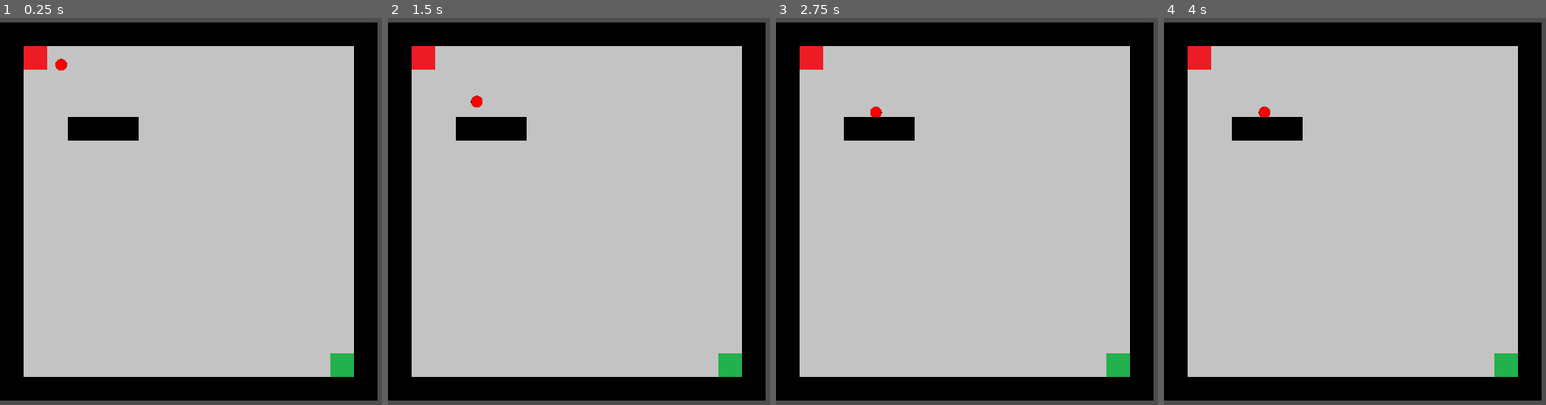
Above: before the commit, frames 1-4 (left to right).
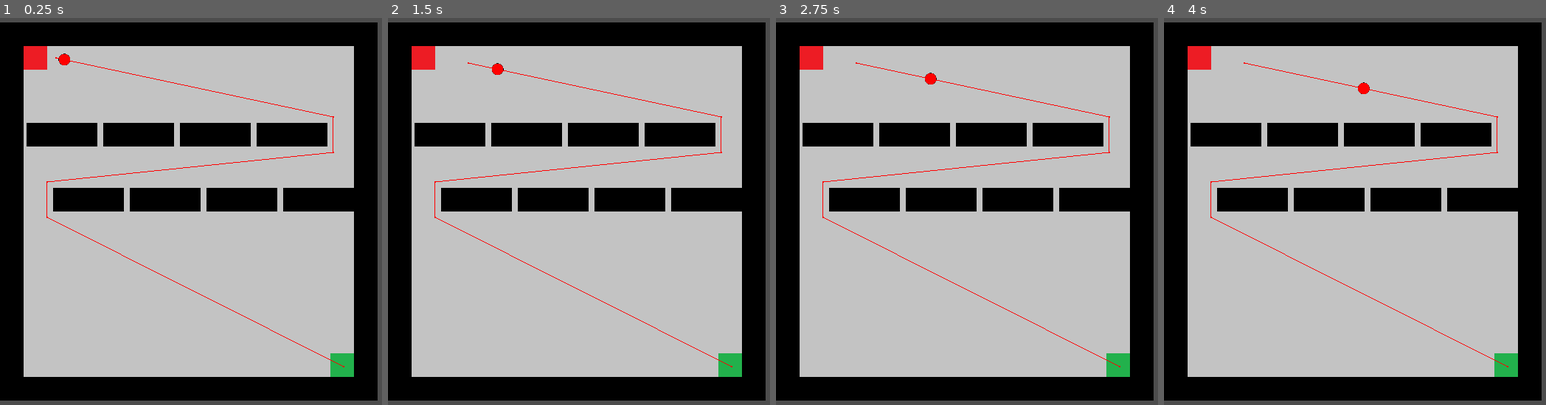
Above: after the commit, the same moments.

Repository: bustercrow-3818/one-room
Game: Godot game, scene res://objects/room_test.tscn
Two runs of this game, one before a commit and one after it. Both use one fixed random seed, a clock stepped at 60 frames per second and the inputs below. The project has no main scene, so this scene is started directly.
Inputs (mouse positions are in pixels of both pictures, inside the frame that each line leads up to):
- Up to frame 1 (0.25 s): no input
- Up to frame 2 (1.5 s): move the mouse to (491, 130) at 0.52 s; click (491, 130) at 0.6 s; move the mouse to (529, 234) at 1.27 s; click (529, 234) at 1.35 s
- Up to frame 3 (2.75 s): move the mouse to (1058, 107) at 2.02 s; click (1058, 107) at 2.1 s
- Up to frame 4 (4 s): tap Enter at 2.75 s; move the mouse to (1377, 304) at 2.77 s; click (1377, 304) at 2.85 s; move the mouse to (1542, 281) at 3.52 s; click (1542, 281) at 3.6 s

The runs differ from the first frame. In frame 1, 9.2% of the frame differs, in the area x 6-93%, y 9-91%; in frame 2, 9.2%, in the area x 6-93%, y 11-91%; in frame 3, 9.2%; in frame 4, 9.2%.

Commit message:
fixed pathfinding

Diff:
--- a/drag_component.gd
+++ b/drag_component.gd
@@ -22,7 +22,6 @@
 	parent = get_parent()
 	mouse_detection_area.mouse_entered.connect(mouse_entered)
 	mouse_detection_area.mouse_exited.connect(mouse_exited)
-	print("drag_component ready")
 
 func _physics_process(_delta: float) -> void:
 	match state:
@@ -35,11 +34,9 @@
 
 
 func mouse_entered() -> void:
-	print("mouse_entered")
 	mouse_detection = true
 
 func mouse_exited() -> void:
-	print("mouse_exited")
 	mouse_detection = false
 
 func change_state(new_state: states) -> void:
@@ -47,7 +44,6 @@
 
 func idle() -> void:
 	if mouse_detection == true and Input.is_action_just_pressed("left_mouse"):
-		print("dragging block")
 		drag_offset = get_local_mouse_position()
 		change_state(states.DRAGGING)
 	pass
@@ -57,17 +53,15 @@
 
 	if Input.is_action_just_released("left_mouse"):
 		snap_to_position()
-		print("dropping block")
 		change_state(states.IDLE)
 
 func locked() -> void:
 	pass
 
 func snap_to_position() -> void:
+	SignalBus.block_snapped.emit()
 	for i in snap_detection_area.get_overlapping_areas():
 		if i.is_in_group("snap_location"):
 			parent.position = i.global_position
 		else:
 			pass
-
-	SignalBus.block_snapped.emit()
--- a/entities/red_mob.tscn
+++ b/entities/red_mob.tscn
@@ -23,5 +23,6 @@
 shape = SubResource("CircleShape2D_4nkwl")
 
 [node name="NavigationAgent2D" type="NavigationAgent2D" parent="."]
-path_desired_distance = 1.0
-target_desired_distance = 1.0
+path_desired_distance = 32.0
+path_max_distance = 10.0
+debug_enabled = true
--- a/objects/room.gd
+++ b/objects/room.gd
@@ -10,6 +10,7 @@
 
 func _ready() -> void:
 	SignalBus.block_snapped.connect(bake_navigation_polygon)
+	rebake()
 	pass
 
 
--- a/objects/room.tscn
+++ b/objects/room.tscn
@@ -8,9 +8,11 @@
 [ext_resource type="PackedScene" uid="uid://wuyu1r1e0d2i" path="res://entities/red_mob.tscn" id="7_r2kp8"]
 
 [sub_resource type="NavigationPolygon" id="NavigationPolygon_lvljb"]
+vertices = PackedVector2Array(336, 528, 944, 528, 944, 944, 80, 944, 80, 352, 336, 432, 696, 352, 944, 432, 944, 80, 696, 256, 80, 80, 80, 256)
+polygons = Array[PackedInt32Array]([PackedInt32Array(0, 1, 2, 3), PackedInt32Array(0, 3, 4, 5), PackedInt32Array(5, 4, 6, 7), PackedInt32Array(8, 7, 6, 9), PackedInt32Array(10, 8, 9, 11)])
 source_geometry_mode = 1
 source_geometry_group_name = &"obstacle"
-agent_radius = 24.0
+agent_radius = 16.0
 
 [sub_resource type="TileMapPattern" id="TileMapPattern_lvljb"]
 tile_data = PackedInt32Array(0, 1, 0, 1, 1, 0, 2, 1, 0)
@@ -73,6 +75,7 @@
 [node name="TileMapLayer" type="TileMapLayer" parent="." groups=["obstacle"]]
 tile_map_data = PackedByteArray("AAAAAAAAAQAAAAAAAAAAAAEAAQAAAAAAAAAAAAIAAQAAAAAAAAAAAAMAAQAAAAAAAAAAAAQAAQAAAAAAAAAAAA …(4016 unchanged characters)…
 tile_set = SubResource("TileSet_4d8i4")
+navigation_enabled = false
 
 [node name="goal" type="Node2D" parent="."]
 position = Vector2(932, 932)
--- a/objects/room_test.tscn
+++ b/objects/room_test.tscn
@@ -8,4 +8,25 @@
 [node name="NavigationRegion2D" parent="." instance=ExtResource("1_4rogm")]
 
 [node name="RigidBody2D" parent="." instance=ExtResource("2_1quxe")]
-position = Vector2(280, 288)
+position = Vector2(864, 480)
+
+[node name="RigidBody2D7" parent="." instance=ExtResource("2_1quxe")]
+position = Vector2(792, 304)
+
+[node name="RigidBody2D8" parent="." instance=ExtResource("2_1quxe")]
+position = Vector2(240, 480)
+
+[node name="RigidBody2D5" parent="." instance=ExtResource("2_1quxe")]
+position = Vector2(168, 304)
+
+[node name="RigidBody2D6" parent="." instance=ExtResource("2_1quxe")]
+position = Vector2(376, 304)
+
+[node name="RigidBody2D2" parent="." instance=ExtResource("2_1quxe")]
+position = Vector2(584, 304)
+
+[node name="RigidBody2D3" parent="." instance=ExtResource("2_1quxe")]
+position = Vector2(448, 480)
+
+[node name="RigidBody2D4" parent="." instance=ExtResource("2_1quxe")]
+position = Vector2(656, 480)
--- a/objects/straight_wall.tscn
+++ b/objects/straight_wall.tscn
@@ -3,12 +3,12 @@
 [ext_resource type="Texture2D" uid="uid://bsxxufvhx762h" path="res://assets/tiles.png" id="1_0i0uk"]
 [ext_resource type="PackedScene" uid="uid://cieqrfyyix101" path="res://system/components/drag_component.tscn" id="2_8tlvn"]
 
+[sub_resource type="RectangleShape2D" id="RectangleShape2D_0i0uk"]
+size = Vector2(192, 64)
+
 [sub_resource type="AtlasTexture" id="AtlasTexture_8tlvn"]
 atlas = ExtResource("1_0i0uk")
 region = Rect2(0, 0, 64, 64)
-
-[sub_resource type="RectangleShape2D" id="RectangleShape2D_0i0uk"]
-size = Vector2(192, 64)
 
 [sub_resource type="RectangleShape2D" id="RectangleShape2D_8tlvn"]
 size = Vector2(48, 48)
@@ -18,6 +18,9 @@
 [node name="drag_component" parent="." node_paths=PackedStringArray("mouse_detection_area", "snap_detection_area") instance=ExtResource("2_8tlvn")]
 mouse_detection_area = NodePath("../mouse_detection")
 snap_detection_area = NodePath("../snap_detection")
+
+[node name="CollisionShape2D" type="CollisionShape2D" parent="."]
+shape = SubResource("RectangleShape2D_0i0uk")
 
 [node name="straight_wall" type="Node2D" parent="."]
 
@@ -32,16 +35,12 @@
 position = Vector2(64, 0)
 texture = SubResource("AtlasTexture_8tlvn")
 
-[node name="CollisionShape2D" type="CollisionShape2D" parent="."]
-shape = SubResource("RectangleShape2D_0i0uk")
-
 [node name="mouse_detection" type="Area2D" parent="."]
 
 [node name="CollisionShape2D2" type="CollisionShape2D" parent="mouse_detection"]
 shape = SubResource("RectangleShape2D_0i0uk")
 
 [node name="snap_detection" type="Area2D" parent="."]
-visible = false
 
 [node name="CollisionShape2D" type="CollisionShape2D" parent="snap_detection"]
 shape = SubResource("RectangleShape2D_8tlvn")
